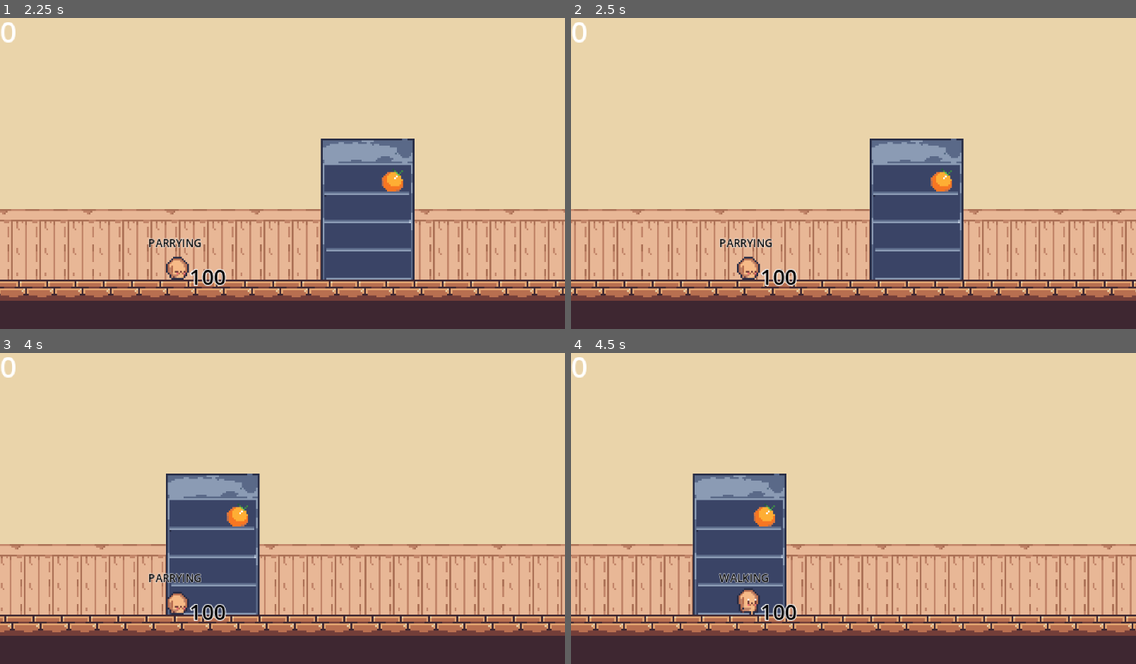
Above: before the commit, frames 1-4 (two rows, left to right).
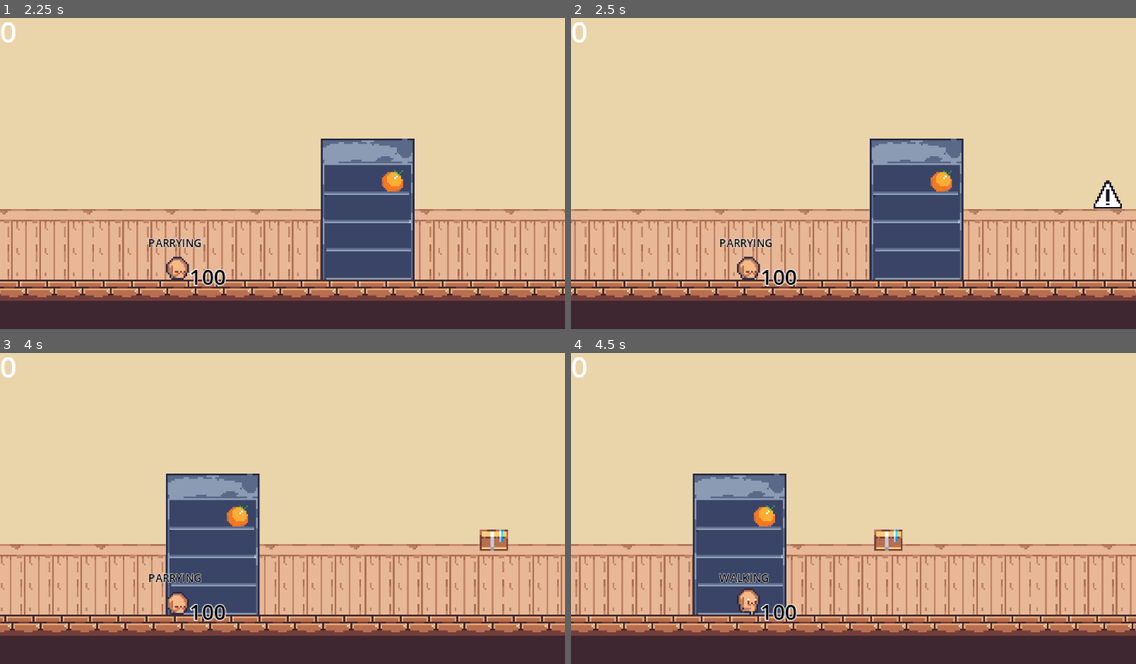
Above: after the commit, the same moments.

Repository: themoeboy/project-memory
Game: Godot game, scene res://src/general/level.tscn
Two runs of this game, one before a commit and one after it. Both use one fixed random seed, a clock stepped at 60 frames per second and the inputs below.
Inputs (mouse positions are in pixels of both pictures, inside the frame that each line leads up to):
- Up to frame 1 (2.25 s): move the mouse to (406, 154) at 0.52 s; tap Shift (parry) at 0.6, 1.55, 2.1 s; tap Space (jump) at 0.77, 1.52 s; move the mouse to (169, 185) at 1.27 s; click (169, 185) at 1.35 s; move the mouse to (339, 101) at 2.02 s
- Up to frame 2 (2.5 s): no input
- Up to frame 3 (4 s): move the mouse to (254, 567) at 2.77 s; right-click (254, 567) at 2.85 s; tap Space (jump) at 3.02, 3.77 s; tap Shift (parry) at 3.05, 3.6 s; move the mouse to (452, 552) at 3.52 s
- Up to frame 4 (4.5 s): move the mouse to (684, 458) at 4.27 s; click (684, 458) at 4.35 s

Frame 1 is identical in both runs. In frame 2, 0.3% of the frame differs, in the area x 92-98%, y 52-62%; in frame 3, 0.3%; in frame 4, 0.3%, in the area x 53-59%, y 56-64%.

Commit message:
Parrying

Diff:
--- a/src/general/level.gd
+++ b/src/general/level.gd
@@ -9,7 +9,8 @@
 @export var finish_distance: int = 10000
 @export var projectile_spawn_distance: float = 300  # How far to the right of player to spawn
 @export var projectile_vertical_variance_max: float = 48
-
+@export var projectile_spawn_timer_variance: int = 3
+@export var projectile_spawn_timer_min: int = 2
 
 # Children nodes
 @onready var projectile_timer = $projectile_timer
@@ -86,7 +87,7 @@
 
 
 func randomize_timer():
-	projectile_timer.wait_time = randf_range(5, 7.5)
+	projectile_timer.wait_time = randf_range(projectile_spawn_timer_min, projectile_spawn_timer_min + projectile_spawn_timer_variance)
 	projectile_timer.start()
 
 
--- a/src/general/level.tscn
+++ b/src/general/level.tscn
@@ -40,7 +40,6 @@
 texture = ExtResource("5_0rxcc")
 
 [node name="projectile_timer" type="Timer" parent="."]
-wait_time = 6.0
 
 [node name="onscreen_layer" type="CanvasLayer" parent="."]
 offset = Vector2(0, -30)
--- a/src/player/player.gd
+++ b/src/player/player.gd
@@ -34,7 +34,6 @@
 var input_direction = 0
 var last_direction = 1
 var polearm_instance
-
 
 @onready var ray_cast_2d_left = $RayCast2D_left
 @onready var ray_cast_2d_right = $RayCast2D_right
@@ -157,7 +156,6 @@
 
 func handle_jumping_state(delta):
 	if Input.is_action_just_pressed("jump") and can_double_jump:
-
 		double_jump()
 		go_to_state(ENUMS.player_state.DOUBLE_JUMPING)
 		return
@@ -235,8 +233,10 @@
 					gatherable.gather()
 func parry_items():
 	for parryable in parry_area.get_overlapping_areas():
-			if parryable.has_method('parry') and  Input.is_action_just_pressed("parry"):
-				parryable.parry()
+			print(parryable)
+			var projectile = parryable.get_parent()
+			if projectile.has_method('parry'):
+				projectile.parry()
 
 func _on_parry_timer_timeout() -> void:
 	UTIL.is_parrying = false
--- a/src/player/player.tscn
+++ b/src/player/player.tscn
@@ -102,7 +102,7 @@
 font_size = 8
 
 [sub_resource type="CircleShape2D" id="CircleShape2D_x42xx"]
-radius = 11.0
+radius = 22.0227
 
 [sub_resource type="CircleShape2D" id="CircleShape2D_o822w"]
 radius = 21.0
@@ -171,6 +171,7 @@
 script = ExtResource("6_jiejy")
 
 [node name="player_state_label" type="Label" parent="test_labels"]
+layout_mode = 0
 offset_left = -16.0
 offset_top = -16.0
 offset_right = 24.0
@@ -179,6 +180,7 @@
 
 [node name="velocity_label" type="Label" parent="test_labels"]
 visible = false
+layout_mode = 0
 offset_left = -46.0
 offset_top = -35.0
 offset_right = -26.0
@@ -199,7 +201,6 @@
 collision_mask = 1024
 
 [node name="gather_area" type="CollisionShape2D" parent="gather_area"]
-position = Vector2(1, 0)
 shape = SubResource("CircleShape2D_o822w")
 
 [node name="parry_timer" type="Timer" parent="."]
